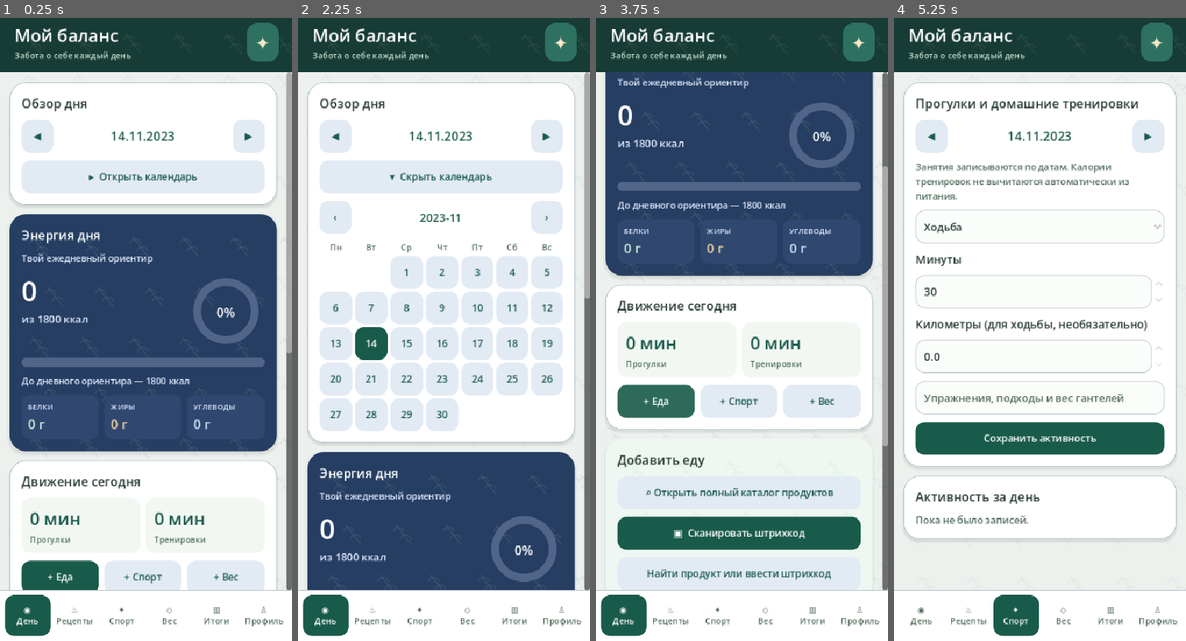
Above: before the commit, frames 1-4 (left to right).
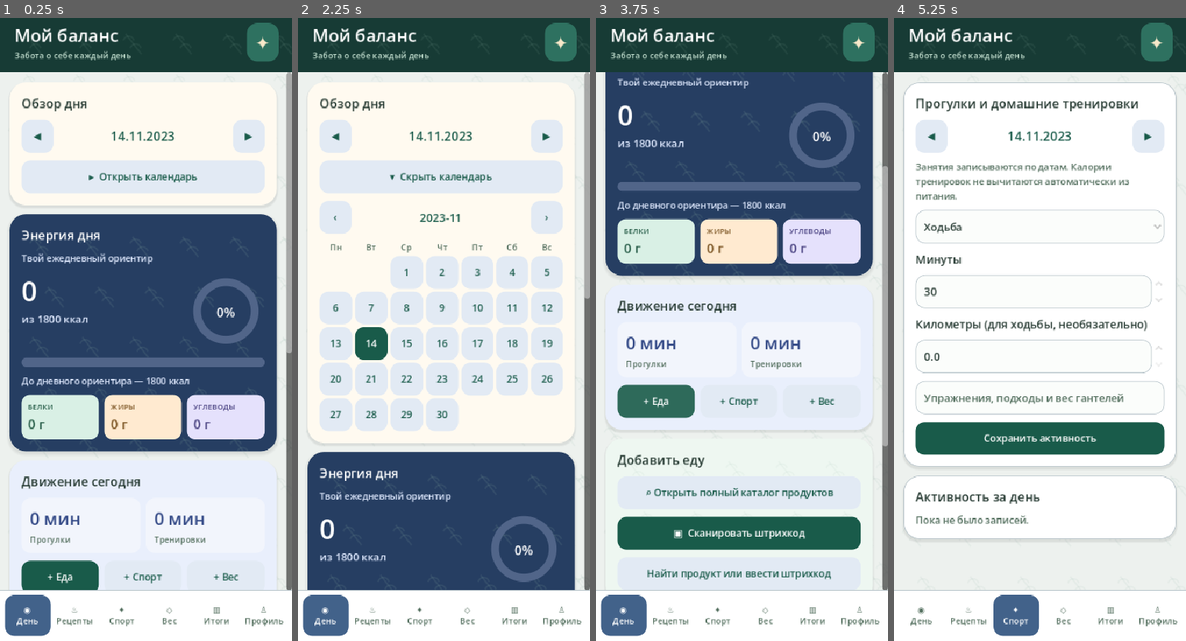
Above: after the commit, the same moments.

Repository: Domenklay/My_balance
Game: Godot game, scene res://main.tscn
The game is run twice, just before and just after one commit, with the same random seed, the same clock (stepped at 60 frames per second) and the same inputs.
Inputs:
- Up to frame 1 (0.25 s): no input
- Up to frame 2 (2.25 s): click "◀" at 0.5 s; click "▶" at 1.25 s; click "▸ Открыть календарь" at 2 s
- Up to frame 3 (3.75 s): click "▾ Скрыть календарь" at 2.75 s; click "+ Еда" at 3.5 s
- Up to frame 4 (5.25 s): click "+ Еда" at 4.25 s; click "+ Спорт" at 5 s

The runs differ from the first frame. In frame 1, 7.5% of the frame differs, in the area x 1-95%, y 10-100%; in frame 2, 1.6%; in frame 3, 7.4%; in frame 4, 1.0%.

Commit message:
Give day overview cream slate, calories indigo, activity lavender, and three distinct macro tiles

Diff:
--- a/godot/src/main.gd
+++ b/godot/src/main.gd
@@ -23,6 +23,14 @@
 var BACKGROUND: Color = Color("#f0f6f1")
 var CARD_BG: Color = Color("#ffffff")
 var HERO_BG: Color = Color("#123f36")
+var OVERVIEW_BG: Color = Color("#fffaf0")
+var ACTIVITY_BG: Color = Color("#e9effc")
+var TILE_BG: Color = Color("#f2f5fc")
+var NAV_ACTIVE: Color = Color("#42628a")
+var ACTIVITY_TEXT: Color = Color("#344a87")
+var PROTEIN_BG: Color = Color("#d9f0e5")
+var FAT_BG: Color = Color("#ffead0")
+var CARBS_BG: Color = Color("#e5e1fc")
 var TINT_BG: Color = Color("#eaf5e9")
 var ROW_BG: Color = Color("#f4f9f4")
 var HEADER_BG: Color = Color("#123f36")
@@ -122,6 +130,14 @@
     HEADER_MUTED = Color(str(palette["head_muted"]))
     LOGO_BG = Color(str(palette["icon"]))
     HERO_BG = Color(str(palette["hero"]))
+    OVERVIEW_BG = Color(str(palette["overview"]))
+    ACTIVITY_BG = Color(str(palette["activity"]))
+    TILE_BG = Color(str(palette["tile"]))
+    NAV_ACTIVE = Color(str(palette["nav_active"]))
+    ACTIVITY_TEXT = Color(str(palette["activity_text"]))
+    PROTEIN_BG = Color(str(palette["protein_bg"]))
+    FAT_BG = Color(str(palette["fat_bg"]))
+    CARBS_BG = Color(str(palette["carbs_bg"]))
     HERO_MUTED = Color(str(palette["hero_muted"]))
     CHIP_BG = Color(str(palette["chip"]))
     CHIP_CAPTION = Color(str(palette["hero_muted"]))
@@ -129,9 +145,9 @@
     HERO_FILL = Color(str(palette["fill"]))
     MINT = HERO_FILL
     TEXT_ACCENT = Color(str(palette["text_accent"]))
-    MACRO_PROTEIN = Color(str(palette["protein"]))
-    MACRO_FAT = Color(str(palette["fat"]))
-    MACRO_CARBS = Color(str(palette["carbs"]))
+    MACRO_PROTEIN = Color(str(palette["protein_text"]))
+    MACRO_FAT = Color(str(palette["fat_text"]))
+    MACRO_CARBS = Color(str(palette["carbs_text"]))
     CHART_GRID = Color(str(palette["grid"]))
     CHART_AREA = Color(str(palette["area"]))
     PATTERN_STYLE = str(palette["pattern"])
@@ -548,7 +564,17 @@
     panel.mouse_filter = Control.MOUSE_FILTER_PASS
     panel.size_flags_horizontal = Control.SIZE_EXPAND_FILL
     var style = StyleBoxFlat.new()
-    style.bg_color = HERO_BG if variant == "hero" else (TINT_BG if variant == "tint" else CARD_BG)
+    match variant:
+        "hero":
+            style.bg_color = HERO_BG
+        "tint":
+            style.bg_color = TINT_BG
+        "overview":
+            style.bg_color = OVERVIEW_BG
+        "activity":
+            style.bg_color = ACTIVITY_BG
+        _:
+            style.bg_color = CARD_BG
     style.set_corner_radius_all(22)
     style.border_color = BORDER if variant == "plain" or HIGH_CONTRAST else style.bg_color
     style.set_border_width_all(2 if HIGH_CONTRAST else 1)
@@ -580,7 +606,15 @@
     panel.mouse_filter = Control.MOUSE_FILTER_IGNORE
     panel.size_flags_horizontal = Control.SIZE_EXPAND_FILL
     var style = StyleBoxFlat.new()
-    style.bg_color = CHIP_BG
+    match caption:
+        "БЕЛКИ":
+            style.bg_color = PROTEIN_BG
+        "ЖИРЫ":
+            style.bg_color = FAT_BG
+        "УГЛЕВОДЫ":
+            style.bg_color = CARBS_BG
+        _:
+            style.bg_color = CHIP_BG
     style.set_corner_radius_all(12)
     style.content_margin_left = 9
     style.content_margin_right = 7
@@ -591,7 +625,7 @@
     var content = VBoxContainer.new()
     content.add_theme_constant_override("separation", 3)
     panel.add_child(content)
-    _label(content, caption, 11, CHIP_CAPTION)
+    _label(content, caption, 11, tint)
     _label(content, str(roundi(value)) + " г", 19, tint)
 
 
@@ -707,9 +741,9 @@
         var b: Button = tab_buttons[key]
         var active = key == tab or (key == "profile" and tab == "settings")
         var box_style = StyleBoxFlat.new()
-        box_style.bg_color = GREEN if active else CARD_BG
+        box_style.bg_color = NAV_ACTIVE if active else CARD_BG
         if HIGH_CONTRAST and active:
-            box_style.border_color = HERO_FILL
+            box_style.border_color = SOFT_GOLD
             box_style.set_border_width_all(2)
         box_style.set_corner_radius_all(14)
         for state in ["normal", "hover", "pressed"]:
@@ -739,7 +773,7 @@
     panel.mouse_filter = Control.MOUSE_FILTER_PASS
     panel.size_flags_horizontal = Control.SIZE_EXPAND_FILL
     var style = StyleBoxFlat.new()
-    style.bg_color = PALE
+    style.bg_color = TILE_BG
     style.set_corner_radius_all(13)
     style.content_margin_left = 12
     style.content_margin_right = 12
@@ -1229,7 +1263,7 @@
 
 
 func _show_day() -> void:
-    var overview = _card("Обзор дня")
+    var overview = _card("Обзор дня", "overview")
     _date_nav(overview)
     _button(overview, "▾  Скрыть календарь" if calendar_expanded else "▸  Открыть календарь", func():
         calendar_expanded = not calendar_expanded
@@ -1279,7 +1313,7 @@
     _macro_chip(macros, "ЖИРЫ", store.day_macro(date, "f"), MACRO_FAT)
     _macro_chip(macros, "УГЛЕВОДЫ", store.day_macro(date, "c"), MACRO_CARBS)
 
-    var activity = _card("Движение сегодня")
+    var activity = _card("Движение сегодня", "activity")
     var walking = 0
     var exercise = 0
     for a in store.day_activities(date):
@@ -1288,8 +1322,8 @@
         else:
             exercise += int(a.get("minutes", 0))
     var activity_stats = _row(activity)
-    _metric_tile(activity_stats, str(walking) + " мин", "Прогулки")
-    _metric_tile(activity_stats, str(exercise) + " мин", "Тренировки")
+    _metric_tile(activity_stats, str(walking) + " мин", "Прогулки", ACTIVITY_TEXT)
+    _metric_tile(activity_stats, str(exercise) + " мин", "Тренировки", ACTIVITY_TEXT)
     var shortcuts = _row(activity)
     _button(shortcuts, "+ Еда", func(): _jump_to_food())
     _button(shortcuts, "+ Спорт", func(): _navigate_to_tab("activity"), true)
